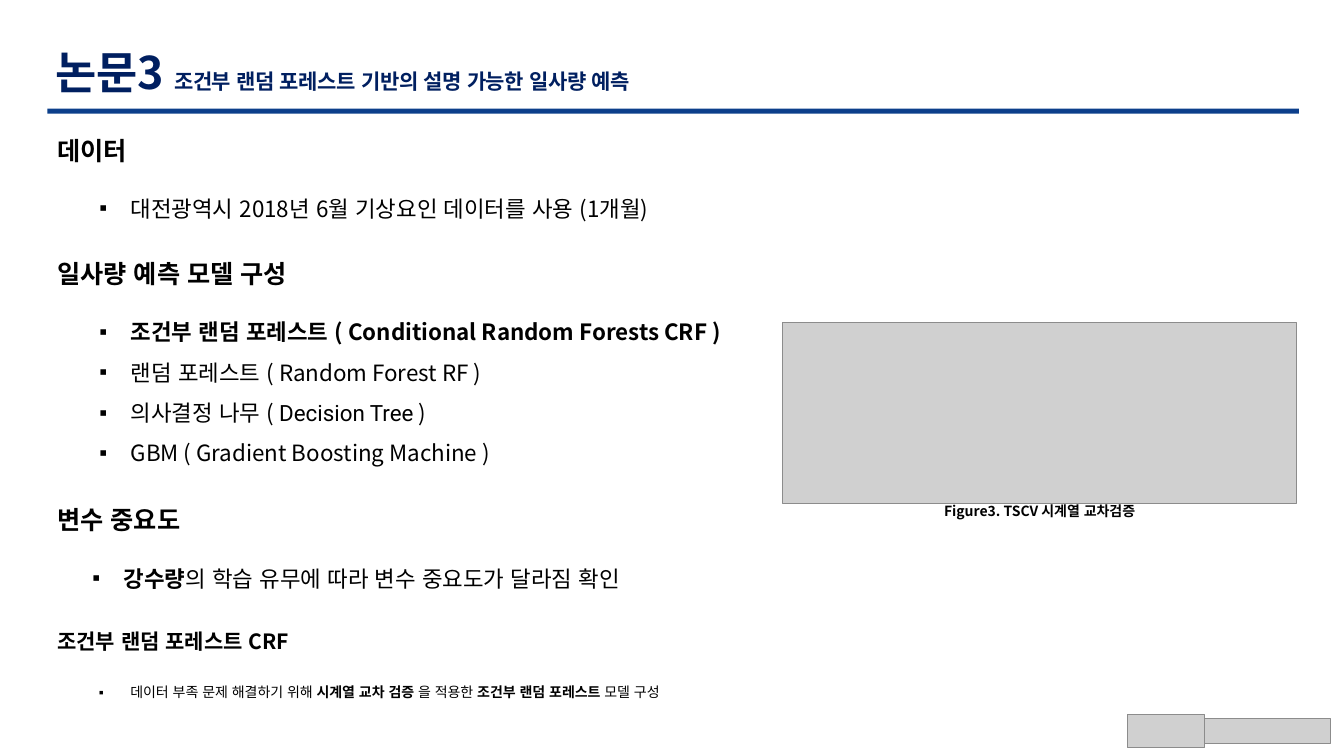
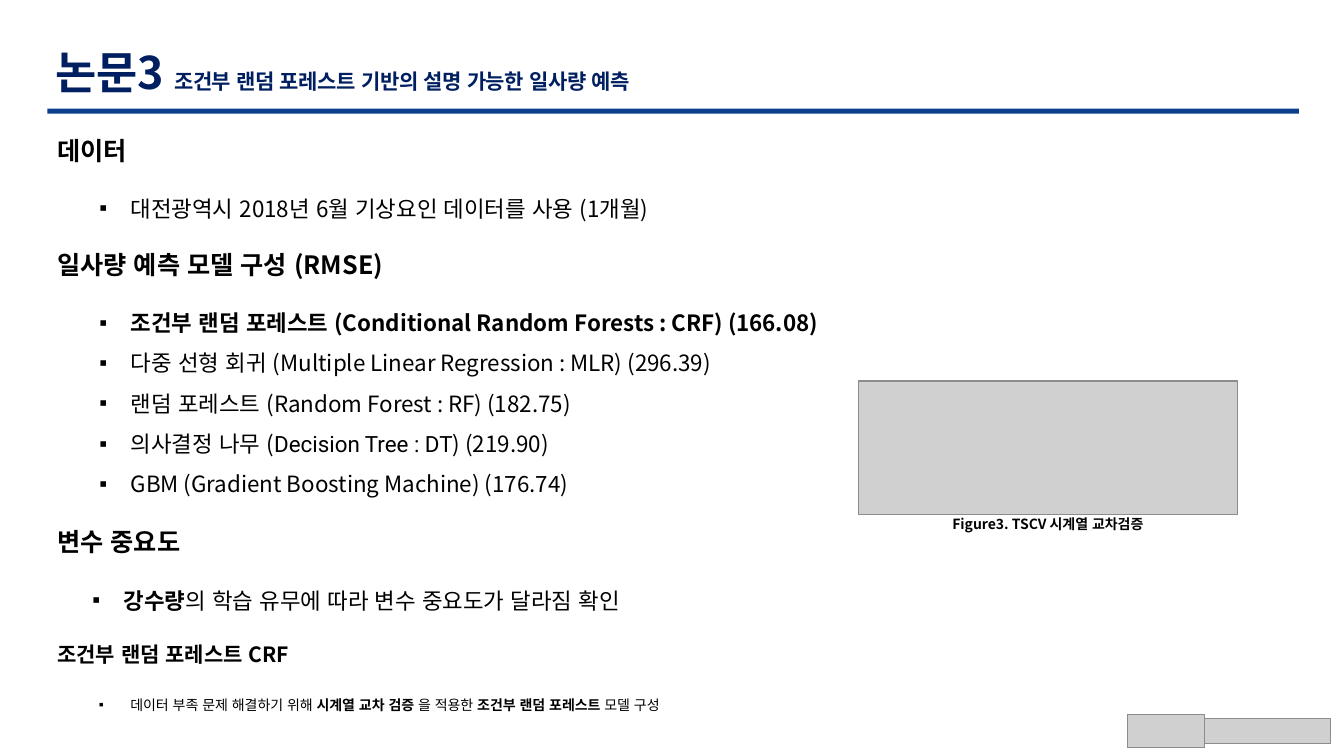
Before and after one commit to TaegyuHan/Solar_radiation_prediction_model, a slide deck: slide 11 of KICS_PT/[KICS] 동향 poster.pptx. Drawn at 1344x756 pixels with LibreOffice and Linux fonts; fonts in the diff are those of the drawing; grey boxes stand for pictures. Boxes give left, top, right and bottom in pixels: in the first picture for what was removed or moved away, otherwise in the second. Text is boxed around its words. In the diff, an @@ line names an element or a change of style, - is before the commit and + after.

```diff
--- a/KICS_PT/[KICS] 동향 poster.pptx
+++ b/KICS_PT/[KICS] 동향 poster.pptx
@@ text at box(57, 253, 383, 279): text changed @@
-일사량 예측 모델 구성
+일사량 예측 모델 구성 (RMSE)
@@ text at box(131, 312, 818, 498): text changed @@
-▪ 조건부 랜덤 포레스트 ( Conditional Random Forests CRF )
-▪ 랜덤 포레스트 ( Random Forest RF )
-▪ 의사결정 나무 ( Decision Tree )
-▪ GBM ( Gradient Boosting Machine )
+▪ 조건부 랜덤 포레스트 (Conditional Random Forests : CRF) (166.08)
+▪ 다중 선형 회귀 (Multiple Linear Regression : MLR) (296.39)
+▪ 랜덤 포레스트 (Random Forest : RF) (182.75)
+▪ 의사결정 나무 (Decision Tree : DT) (219.90)
+▪ GBM (Gradient Boosting Machine) (176.74)
@@ picture: place and size @@
-picture at box(782, 323, 1297, 504)
+picture at box(858, 381, 1237, 514)
@@ text "변수 중요도": place and size @@
-text "변수 중요도" at box(57, 508, 181, 532)
+text "변수 중요도" at box(57, 530, 181, 554)
@@ text "Figure3. TSCV 시계열 교차검증": place and size @@
-text "Figure3. TSCV 시계열 교차검증" at box(944, 502, 1135, 520)
+text "Figure3. TSCV 시계열 교차검증" at box(952, 517, 1143, 533)
@@ text "강수량의 학습 유무에 따라 변수 ...": place and size @@
-text "강수량의 학습 유무에 따라 변수 ..." at box(124, 568, 620, 589)
+text "강수량의 학습 유무에 따라 변수 ..." at box(124, 590, 620, 611)
@@ text "조건부 랜덤 포레스트 CRF": place and size @@
-text "조건부 랜덤 포레스트 CRF" at box(57, 631, 289, 651)
+text "조건부 랜덤 포레스트 CRF" at box(57, 644, 289, 664)
@@ text "데이터 부족 문제 해결하기 위해 ...": place and size @@
-text "데이터 부족 문제 해결하기 위해 ..." at box(130, 685, 660, 699)
+text "데이터 부족 문제 해결하기 위해 ..." at box(130, 698, 660, 712)
```
Also in this commit, not shown: 11 other slides changed, 6 other files.
